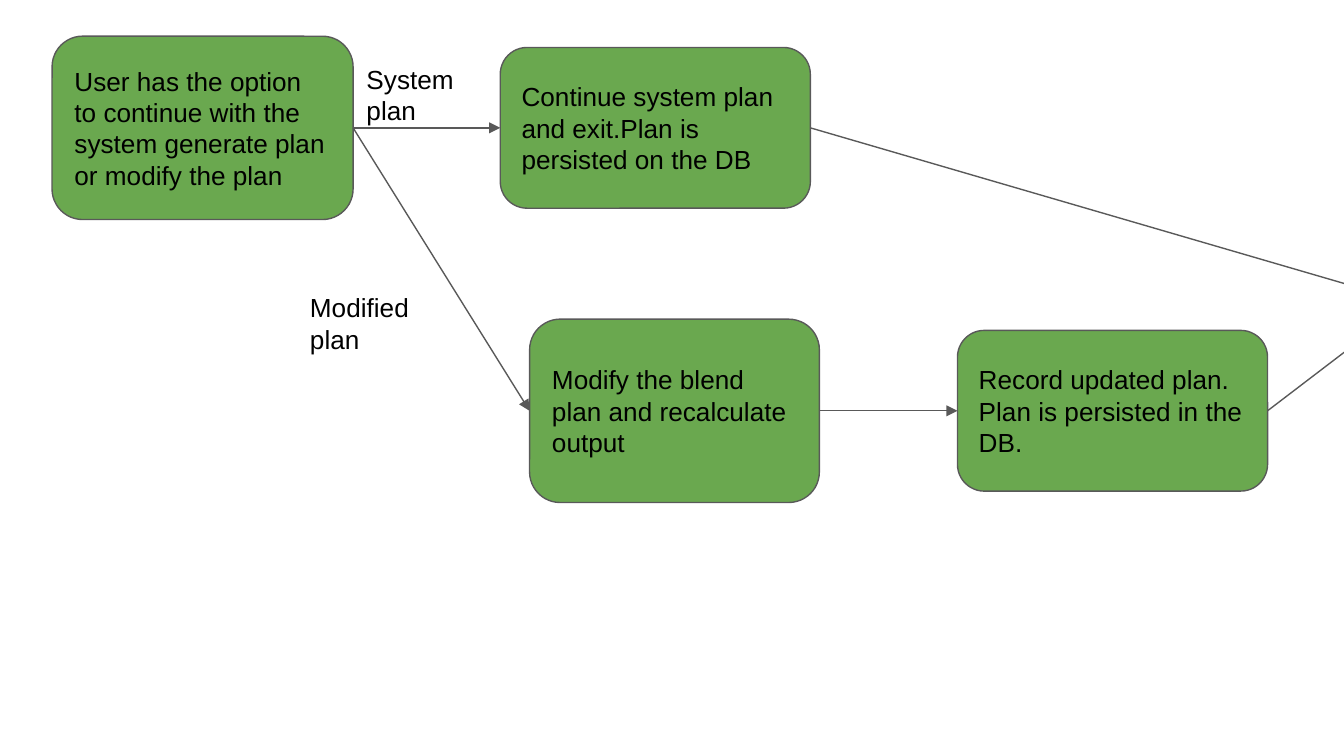
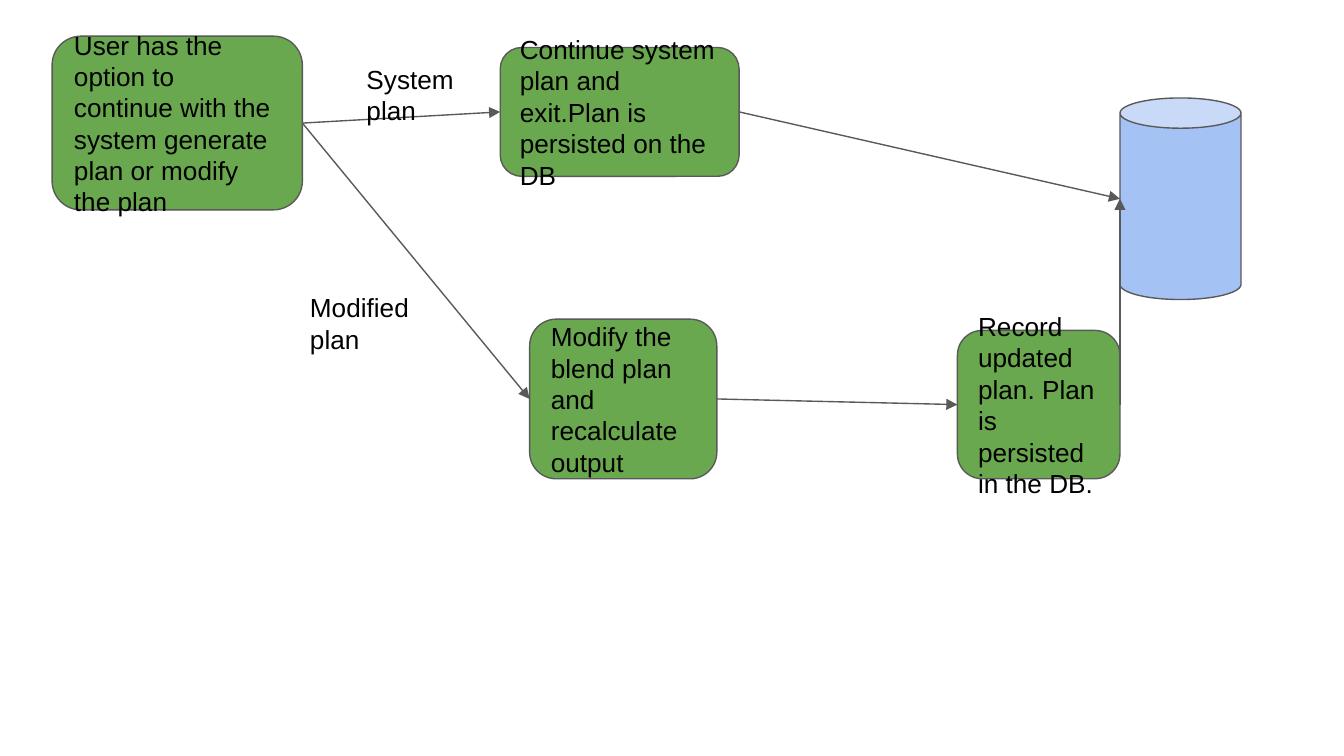
Before and after one commit to elogic-cscts/cscts_srs, a slide deck: slide 4 of Blending_SRS/blend-flow.pptx (slide 3 before the commit). Drawn at 1344x756 pixels with LibreOffice and Linux fonts; fonts in the diff are those of the drawing. Boxes give left, top, right and bottom in pixels: in the first picture for what was removed or moved away, otherwise in the second. Text is boxed around its words. In the diff, an @@ line names an element or a change of style, - is before the commit and + after.

```diff
--- a/Blending_SRS/blend-flow.pptx
+++ b/Blending_SRS/blend-flow.pptx
@@ rounded rectangle "User has the option to ...": place and size @@
-rounded rectangle "User has the option to ..." at <box>52,36,353,219</box>
+rounded rectangle "User has the option to ..." at <box>52,36,302,210</box>
@@ rounded rectangle "Continue system plan and exit.Plan ...": place and size @@
-rounded rectangle "Continue system plan and exit.Plan ..." at <box>500,47,810,208</box>
+rounded rectangle "Continue system plan and exit.Plan ..." at <box>500,47,739,176</box>
@@ arrow moved from (353, 128) - (500, 128) to (302, 124) - (500, 112) @@
@@ arrow moved from (810, 128) - (1344, 302) to (739, 112) - (1120, 199) @@
@@ cylinder added at <box>1120,98,1241,300</box>, fill #A4C2F4, outline #595959 0.75 pt @@
@@ arrow moved from (353, 128) - (530, 411) to (302, 124) - (530, 399) @@
@@ arrow moved from (1267, 411) - (1344, 302) to (1120, 405) - (1120, 199) @@
@@ rounded rectangle "Modify the blend plan and ...": place and size @@
-rounded rectangle "Modify the blend plan and ..." at <box>530,319,820,501</box>
+rounded rectangle "Modify the blend plan and ..." at <box>530,319,716,478</box>
@@ rounded rectangle "Record updated plan. Plan is ...": place and size @@
-rounded rectangle "Record updated plan. Plan is ..." at <box>957,331,1267,492</box>
+rounded rectangle "Record updated plan. Plan is ..." at <box>957,331,1120,478</box>
@@ arrow moved from (820, 411) - (957, 411) to (716, 399) - (957, 405) @@
```
Also in this commit, not shown: 1 other slide changed, 2 slides added, 40 other files.
